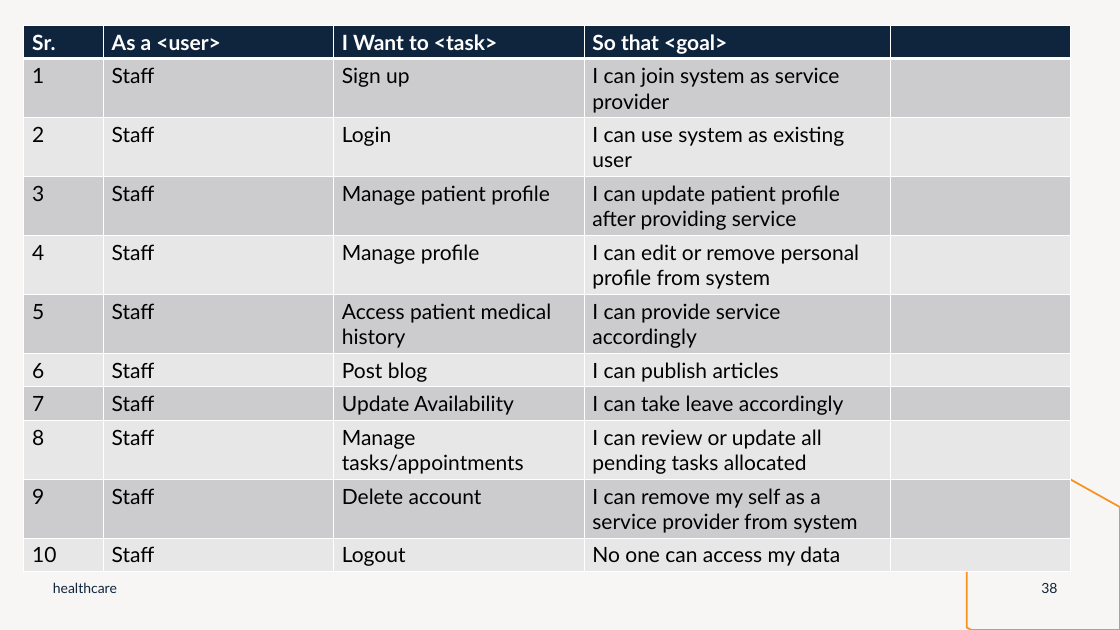
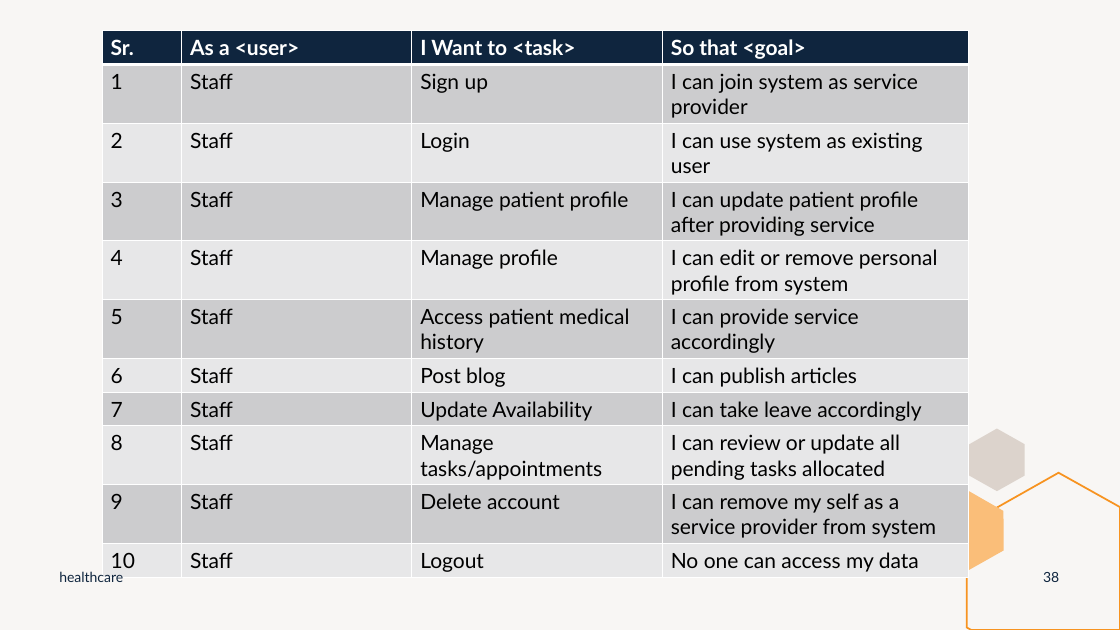
Before and after one commit to arnoldhere/healthcare_using_django, a slide deck: slide 38 of Doc/HealthCare.pptx. Drawn at 1120x630 pixels with LibreOffice and Linux fonts; fonts in the diff are those of the drawing. Boxes give left, top, right and bottom in pixels: in the first picture for what was removed or moved away, otherwise in the second. Text is boxed around its words. In the diff, an @@ line names an element or a change of style, - is before the commit and + after.

```diff
--- a/Doc/HealthCare.pptx
+++ b/Doc/HealthCare.pptx
@@ table at (x1=103, y1=31, x2=970, y2=577) @@
-column 5:  |  |  |  |  |  |  |  |  |  | 
@@ table resized from (x1=24, y1=25, x2=1070, y2=571) to (x1=103, y1=31, x2=970, y2=577) @@
@@ text "healthcare" moved from (x1=53, y1=582, x2=117, y2=593) to (x1=59, y1=571, x2=123, y2=582) @@
@@ text "healthcare" at (x1=59, y1=571, x2=123, y2=582): alignment left to justified @@
@@ page number moved from (x1=1041, y1=583, x2=1057, y2=593) to (x1=1043, y1=572, x2=1059, y2=582) @@
@@ page number at (x1=1043, y1=572, x2=1059, y2=582): alignment centre to justified @@
```
Also in this commit, not shown: 5 other slides changed.
